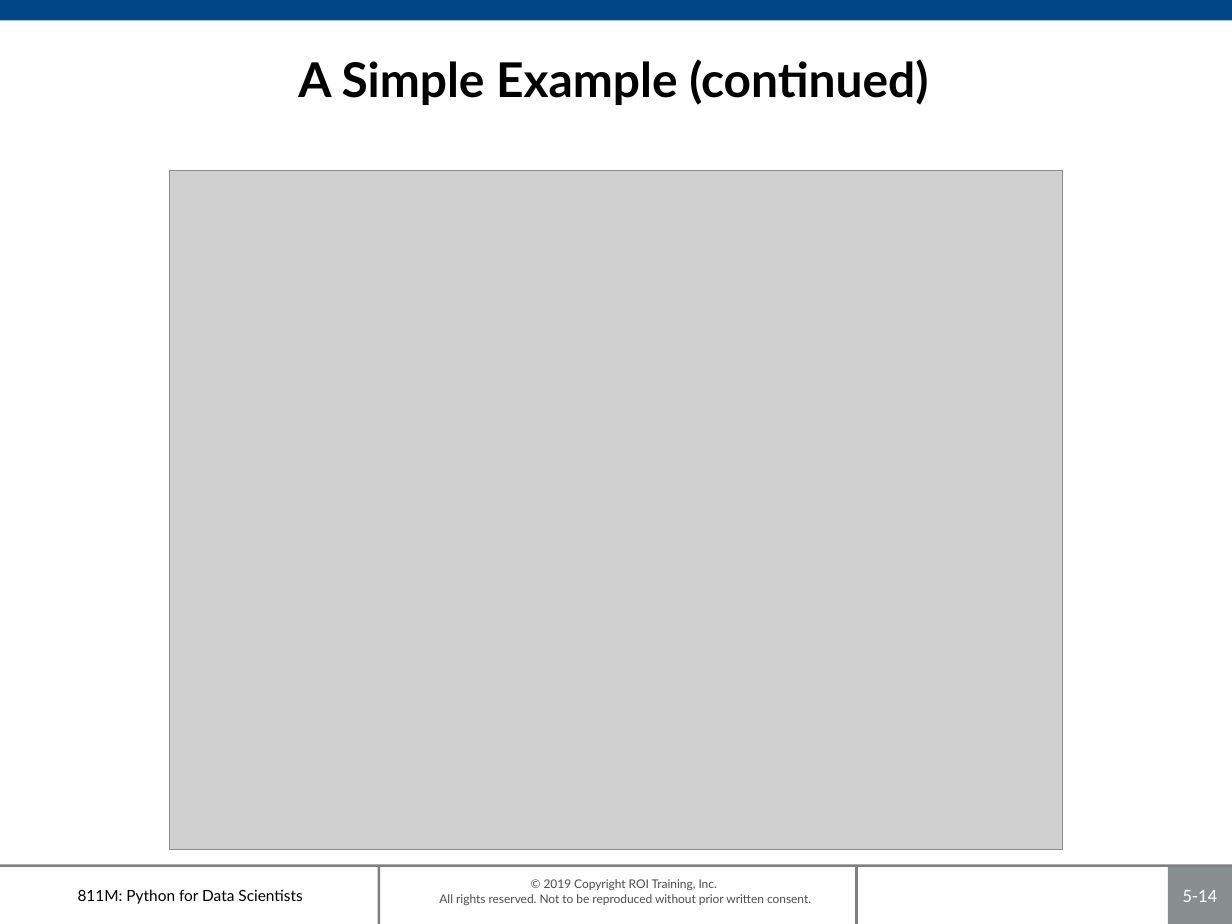
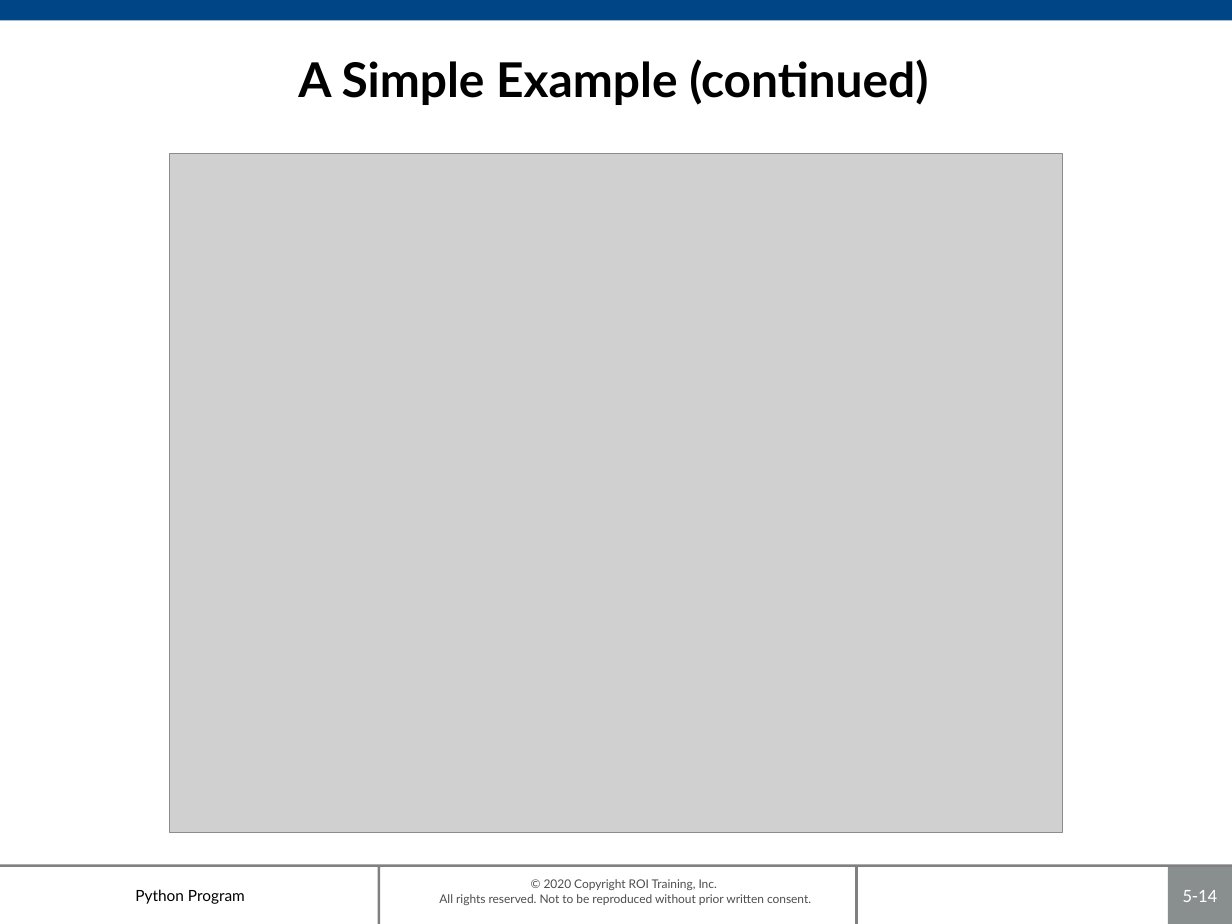
Before and after one commit to roitraining/PythonProgram, a slide deck: slide 14 of Day5-Plotting/Ch05-PlottingAndVisualization.pptx. Drawn at 1232x924 pixels with LibreOffice and Linux fonts; fonts in the diff are those of the drawing; grey boxes stand for pictures; background and template pictures are left out. Boxes give left, top, right and bottom in pixels: in the first picture for what was removed or moved away, otherwise in the second. Text is boxed around its words. In the diff, an @@ line names an element or a change of style, - is before the commit and + after.

```diff
--- a/Day5-Plotting/Ch05-PlottingAndVisualization.pptx
+++ b/Day5-Plotting/Ch05-PlottingAndVisualization.pptx
@@ picture moved from (x1=170, y1=171, x2=1063, y2=850) to (x1=170, y1=154, x2=1063, y2=833) @@
@@ text at (x1=135, y1=889, x2=245, y2=904): text changed @@
-811M: Python for Data Scientists
+Python Program
@@ text at (x1=439, y1=879, x2=811, y2=905): text changed @@
-© 2019 Copyright ROI Training, Inc.
-All rights reserved. Not to be reproduced without prior written consent.
+© 2020 Copyright ROI Training, Inc.
+All rights reserved. Not to be reproduced without prior written consent.
```
Also in this commit, not shown: 31 other slides changed, 1 other file.
